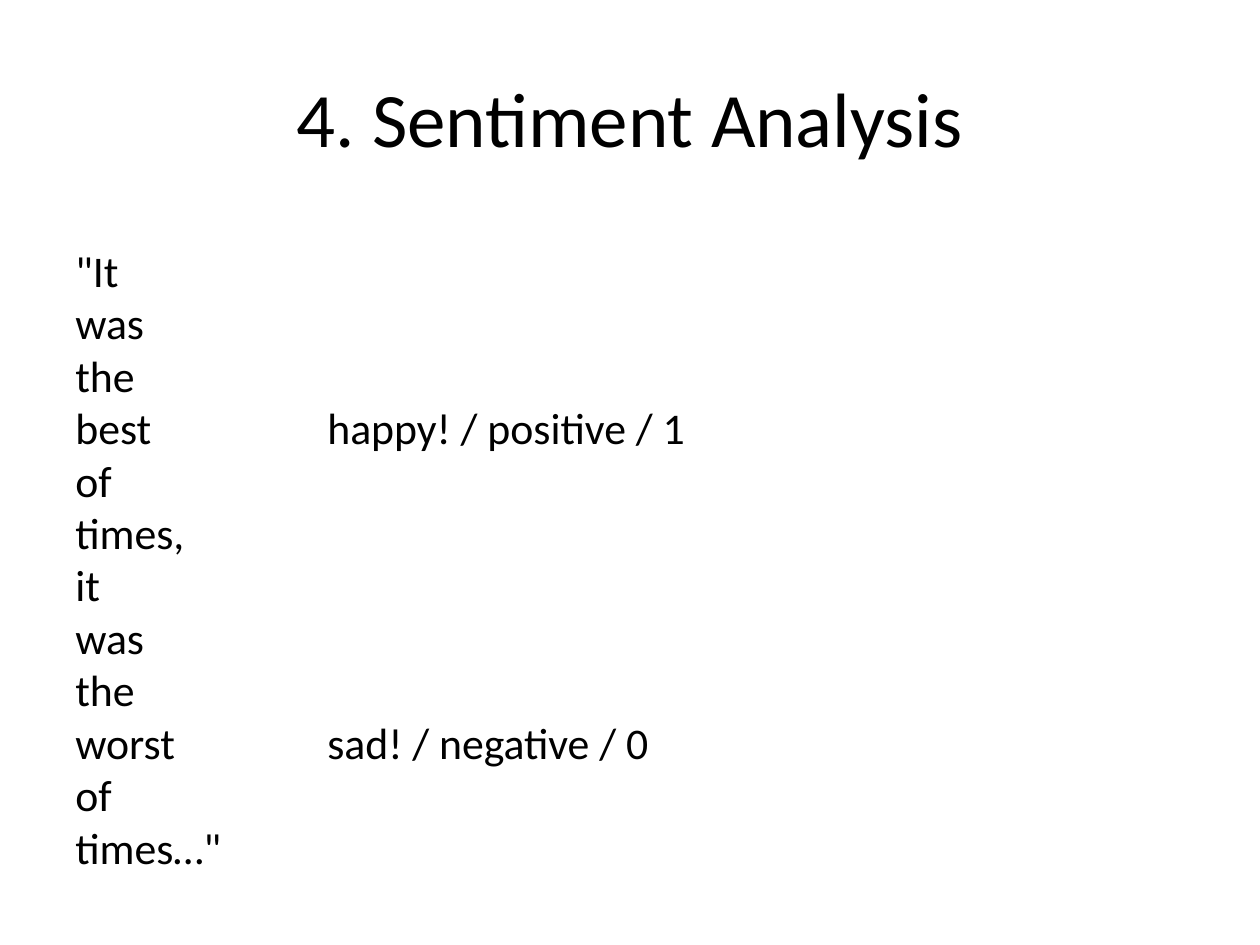
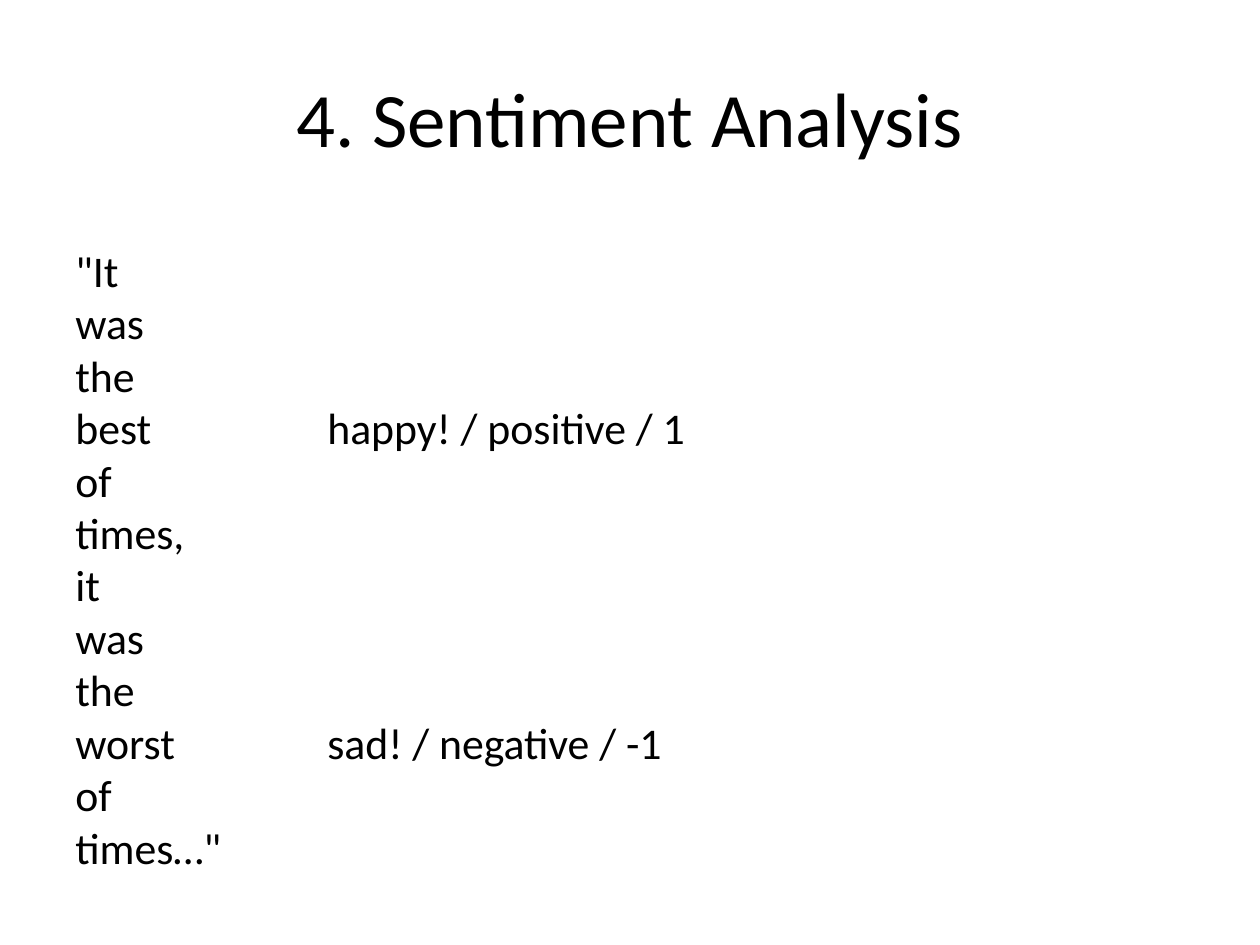
Before and after one commit to walshbr/waystoread, a slide deck: slide 35 of Ways to Read a Text.pptx. Drawn at 1260x945 pixels with LibreOffice and Linux fonts; fonts in the diff are those of the drawing. Boxes give left, top, right and bottom in pixels: in the first picture for what was removed or moved away, otherwise in the second. Text is boxed around its words. In the diff, an @@ line names an element or a change of style, - is before the commit and + after.

Commit message:
Update slide

```diff
--- a/Ways to Read a Text.pptx
+++ b/Ways to Read a Text.pptx
@@ text at box(75, 728, 661, 767): text changed @@
-worst sad! / negative / 0
+worst sad! / negative / -1
```
